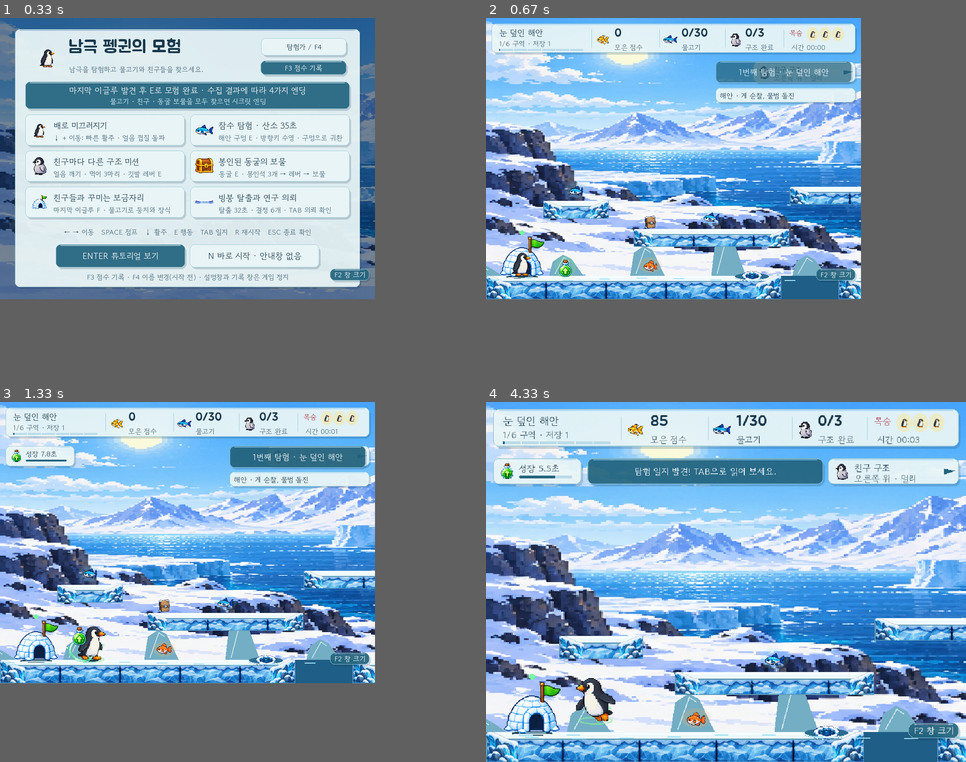
Above: before the commit, frames 1-4 (two rows, left to right).
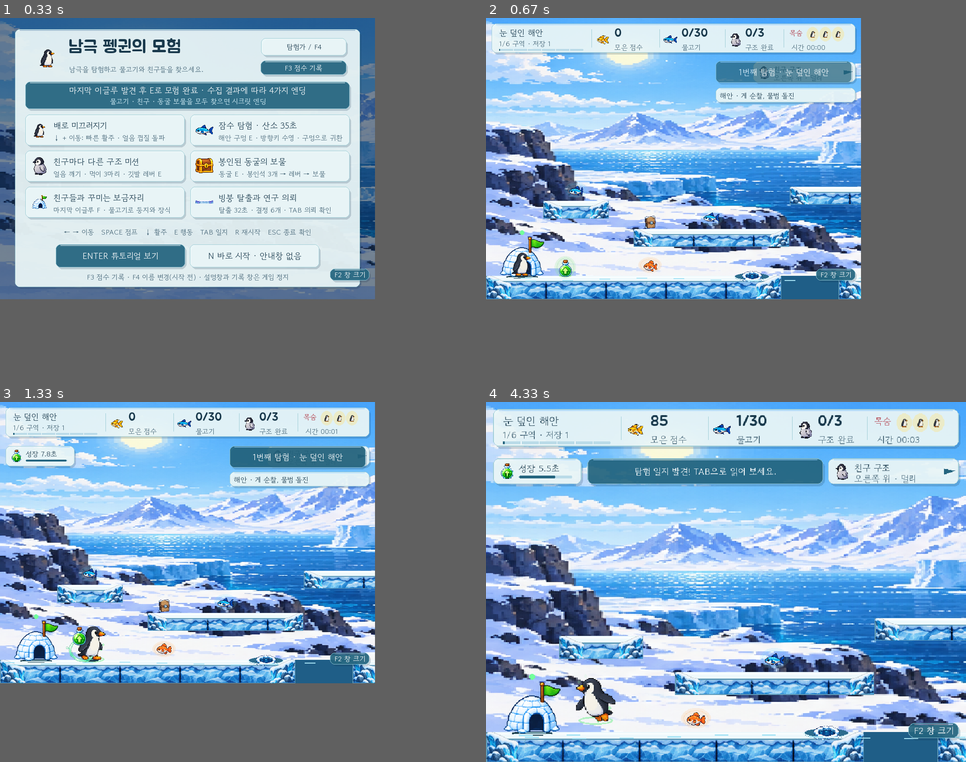
Above: after the commit, the same moments.

Repository: CJE-cpu/penguingame
Game: pygame game, started from pygame/main.py
The game is run twice, just before and just after one commit, with the same random seed, the same clock (stepped at 60 frames per second) and the same inputs.
Inputs (mouse positions are in pixels of both pictures, inside the frame that each line leads up to):
- Up to frame 1 (0.33 s): no input
- Up to frame 2 (0.67 s): type "ann" at 0.33 s
- Up to frame 3 (1.33 s): tap Enter at 0.67 s; hold Right from 0.88 s (still down)
- Up to frame 4 (4.33 s): release Right at 1.35 s; hold Up 1.43-1.73 s; hold Right 1.77-2.23 s; hold Left 2.27-2.8 s; click (711, 603) at 2.88 s; tap Space at 3.17 s; click (836, 657) at 3.55 s; hold Down 3.83-4.13 s; click (673, 564) at 4.22 s

Frame 1 is identical in both runs. In frame 2, 1.3% of the frame differs, in the area x 0-71%, y 63-72%; in frame 3, 1.2%; in frame 4, 2.1%, in the area x 0-90%, y 81-92%.

Commit message:
Align cave combat hitboxes and clean scenery

Diff:
--- a/pygame/cave.py
+++ b/pygame/cave.py
@@ -276,14 +276,21 @@
                 self.say(f"봉인석 {len(self.state['stones'])}/3 · 결정의 힘으로 이동 가속 5초!")
         for i,enemy in list(self.enemies):
             enemy.update(dt,self.player)
-            if self.player.colliderect(enemy.rect):
-                if self.vy>0 and previous_bottom<=enemy.previous_top+12:
+            damage_box = enemy.damage_hitbox()
+            stomp_box = enemy.stomp_hitbox()
+            can_stomp = (self.vy > 0
+                         and previous_bottom <= stomp_box.top+5
+                         and self.player.bottom >= stomp_box.top
+                         and self.player.right > stomp_box.left
+                         and self.player.left < stomp_box.right)
+            if self.player.colliderect(damage_box) or can_stomp:
+                if can_stomp:
                     self.enemies.remove((i,enemy))
                     self.state['defeated'].add(i)
                     game.score += enemy.points
                     game.audio.play('defeat')
                     self.vy = -400
-                    self.player.bottom = enemy.rect.top
+                    self.player.bottom = stomp_box.top
                     self.y = float(self.player.y)
                     self.grounded = False
                     self.invincible = max(self.invincible, 0.45)
--- a/pygame/main.py
+++ b/pygame/main.py
@@ -983,28 +983,6 @@
             self.platform_textures[key] = surface
         return self.platform_textures[key]
 
-    def draw_foreground_landmarks(self, screen):
-        """Add inexpensive scene-specific depth behind playable terrain."""
-        region = max(0, min(len(REGIONS)-1, self.player.centerx//REGION_WIDTH))
-        local_camera = self.camera_x-region*REGION_WIDTH
-        palette = [
-            ((112,171,193),(198,228,235)), ((73,151,183),(170,220,232)),
-            ((47,91,119),(126,180,197)), ((91,154,180),(188,224,234)),
-            ((74,73,124),(155,163,205)), ((153,112,151),(231,190,201)),
-        ][region]
-        dark, light = palette
-        # Parallax ice stacks bridge the visual gap between the panorama and
-        # the collision floor. Coordinates are deterministic and allocation-free.
-        for index in range(7):
-            world_x = index*173 + (region*67)%109
-            x = round(world_x-local_camera*0.32)
-            height = 26+(index*19+region*13)%58
-            base = 550
-            points = [(x-38,base),(x-30,base-height+14),(x-9,base-height),
-                      (x+8,base-height+9),(x+34,base)]
-            pg.draw.polygon(screen, dark, points)
-            pg.draw.lines(screen, light, False,
-                          [(x-27,base-5),(x-8,base-height+5),(x+4,base-height+13)],2)
     def draw_background(self, screen):
         drift = round(400 * max(0, min(1, self.camera_x / (WORLD_WIDTH-WIDTH))))
         weights = self.scene_weights()
@@ -1653,7 +1631,6 @@
             self.coach.draw(self,screen)
             return
         self.draw_background(screen)
-        self.draw_foreground_landmarks(screen)
         # Show water in the ground gaps so falls are visually clear.
         pg.draw.rect(screen, (24, 88, 130), (0, 550, WIDTH, 50))
         # Entrances are cut into the shelf. The shelf lip drawn next embeds the
--- a/pygame/test_game.py
+++ b/pygame/test_game.py
@@ -656,6 +656,35 @@
         for frame in range(35):
             cave.update(g,1/60,1,frame==0,False)
         self.assertLessEqual(cave.player.right,cave.gate.left)
+
+    def test_cavern_enemies_use_visible_body_and_stomp_hitboxes(self):
+        g = self.game
+        cave = CaveExpedition(g,0)
+        g.cave_expedition = cave
+        cave.enemies = [cave.enemies[0]]
+        _index, enemy = cave.enemies[0]
+
+        # Touching transparent sprite padding must not cost a life.
+        cave.player.size = (40,52)
+        cave.player.right = enemy.rect.left+3
+        cave.player.centery = enemy.rect.centery
+        cave.x,cave.y = map(float,cave.player.topleft)
+        cave.vy = 0
+        cave.invincible = 0
+        lives = g.lives
+        cave.update(g,0,0,False,False)
+        self.assertEqual(g.lives,lives)
+        self.assertEqual(len(cave.enemies),1)
+
+        # Descending feet in the shallow head band count as a stomp even when
+        # the player's full body does not overlap the damage box deeply.
+        stomp = enemy.stomp_hitbox()
+        cave.player.midbottom = (stomp.centerx,stomp.top+4)
+        cave.x,cave.y = map(float,cave.player.topleft)
+        cave.vy = 120
+        cave.update(g,0,0,False,False)
+        self.assertFalse(cave.enemies)
+        self.assertGreater(cave.invincible,0)
 
     def test_named_scores_reload_sort_and_keep_best_per_player(self):
         g = self.game
Not shown, changed: release/AntarcticPenguin.exe
Not shown, removed: web/public/game/browser-game-1792566528.apk
Not shown, added: web/public/game/browser-game-1792566919.apk
Not shown, changed: web/public/game/index.html
